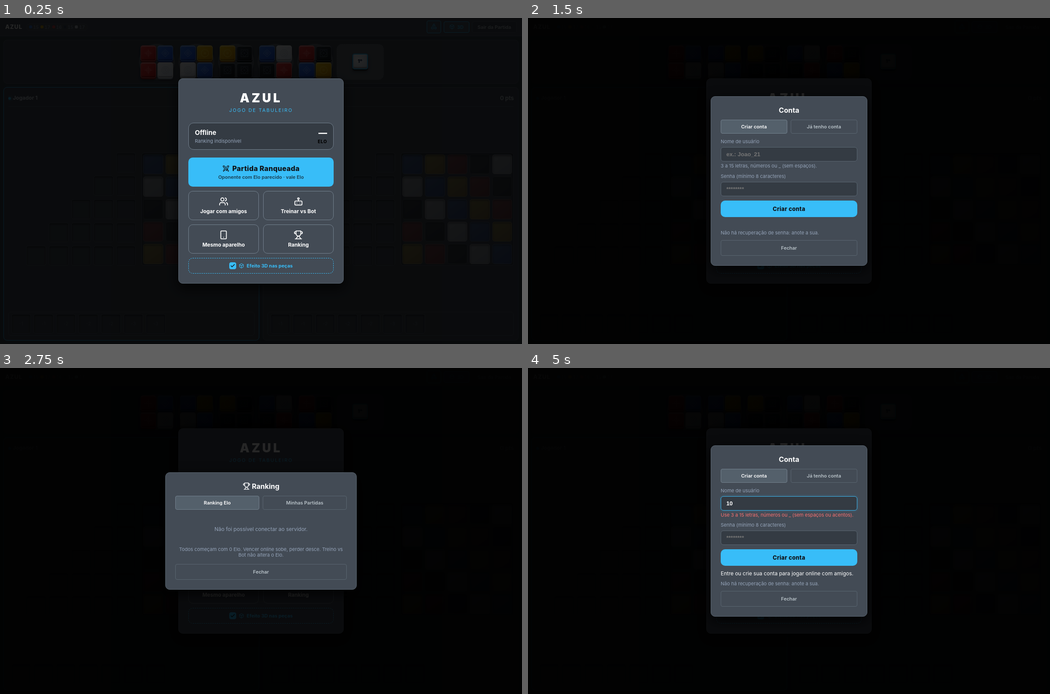
Above: before the commit, frames 1-4 (two rows, left to right).
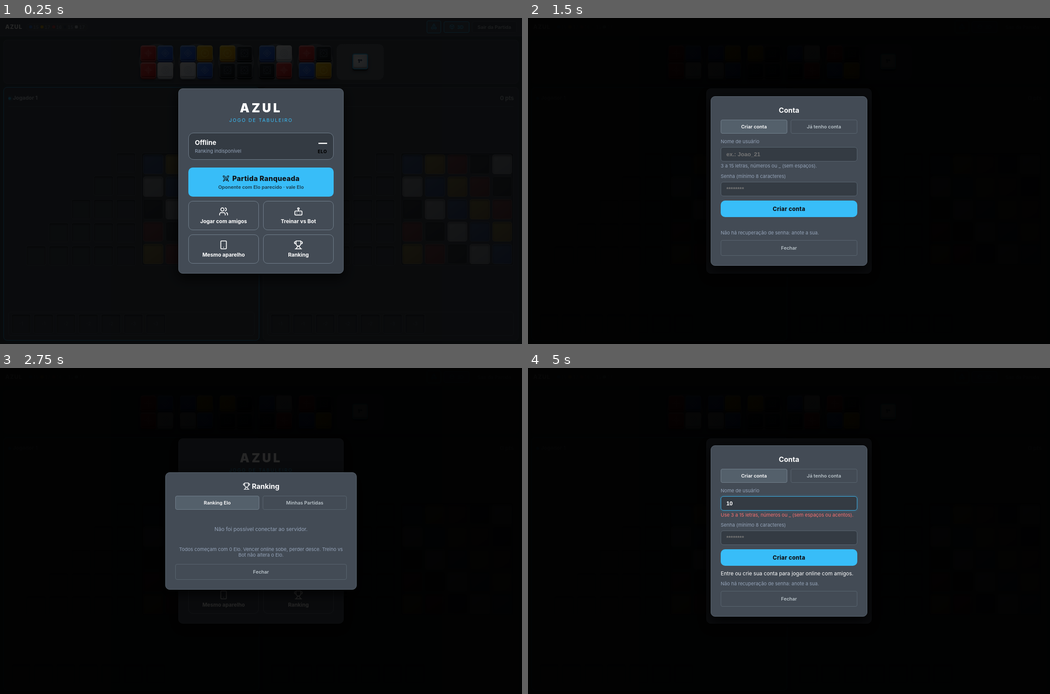
Above: after the commit, the same moments.

Repository: diogopereiraasp/tiles_game
Game: browser game, page index.html
Two runs of this game, one before a commit and one after it. Both use one fixed random seed, a clock stepped at 60 frames per second and the inputs below.
Inputs (mouse positions are in pixels of both pictures, inside the frame that each line leads up to):
- Up to frame 1 (0.25 s): no input
- Up to frame 2 (1.5 s): click "Jogar com amigos" at 0.27 s; click "Criar conta" at 1.27 s
- Up to frame 3 (2.75 s): click "Fechar" at 1.87 s; click "Ranking" at 2.47 s
- Up to frame 4 (5 s): click "Minhas Partidas" at 3.07 s; click "Ranking Elo" at 3.67 s; click "Fechar" at 4.27 s; click "Jogar com amigos" at 4.77 s; click (789, 504) at 4.87 s; type "10" at 4.87 s; tap Enter at 4.9 s

The runs differ from the first frame. In frame 1, 5.6% of the frame differs, in the area x 34-66%, y 18-82%; in frame 2, less than 0.1%; in frame 3, 0.2%; in frame 4, less than 0.1%.

Commit message:
ui: remove a linha do efeito 3D do menu inicial (controle só no cabeçalho)
Co-Authored-By: Claude Sonnet 5.5 <noreply@anthropic.com>

Diff:
--- a/css/style.css
+++ b/css/style.css
@@ -1495,8 +1495,6 @@
     /* ── Efeito 3D nas peças (body.fx3d; botão "3D" no cabeçalho e no menu) ── */
     .fx-btn { display: inline-flex; align-items: center; gap: 6px; }
     .fx-btn.active { color: var(--accent-active); border-color: var(--accent-active); }
-    .menu-fx { width: 100%; margin-top: 10px; padding: 9px; background: transparent; border: 1px dashed var(--border-focus); border-radius: 10px; color: var(--text-pri); font-family: inherit; font-size: 11px; font-weight: 700; cursor: pointer; display: flex; align-items: center; justify-content: center; gap: 6px; }
-    .menu-fx[aria-pressed="true"] { color: var(--accent-active); border-color: var(--accent-active); }
 
     body.fx3d .tile.blue   { --tile-edge: #1e3a8a; }
     body.fx3d .tile.yellow { --tile-edge: #854d0e; }
@@ -1554,9 +1552,6 @@
     /* ladrilhos de referência da parede (ainda vazios): só a corzinha de fundo, SEM desenho */
     .wall-cell:not(.filled)::after { display: none !important; }
 
-    .fx-box { display: inline-flex; align-items: center; justify-content: center; width: 16px; height: 16px; border: 1.5px solid var(--border-focus); border-radius: 4px; color: #0f1216; flex-shrink: 0; }
-    .fx-box .ic { width: 12px; height: 12px; stroke-width: 3; }
-    .menu-fx[aria-pressed="true"] .fx-box { background: var(--accent-active); border-color: var(--accent-active); }
 
     /* botão pequeno só com ícone (desenhos de azulejo) */
     .fx-btn.fx-icon { padding: 5px 8px; }
--- a/index.html
+++ b/index.html
@@ -123,9 +123,6 @@
           <span>Ranking</span>
         </button>
       </div>
-      <button id="fx3dMenuBtn" class="menu-fx" onclick="toggleFx3d()" aria-pressed="true">
-        <span id="fx3dBox" class="fx-box" aria-hidden="true"></span> <span data-icon="cube"></span> <span id="fx3dMenuLabel">Efeito 3D nas peças</span>
-      </button>
     </div>
   </div>
 
--- a/js/ui.js
+++ b/js/ui.js
@@ -462,12 +462,6 @@
       document.body.classList.toggle('fx3d', on);
       const b = document.getElementById('fx3dBtn');
       if (b) { b.classList.toggle('active', on); b.setAttribute('aria-pressed', String(on)); }
-      const m = document.getElementById('fx3dMenuBtn');
-      if (m) m.setAttribute('aria-pressed', String(on));
-      const box = document.getElementById('fx3dBox');
-      if (box) box.innerHTML = on ? icon('check') : '';
-      const l = document.getElementById('fx3dMenuLabel');
-      if (l) l.textContent = 'Efeito 3D nas peças';
     }
     function toggleFx3d() {
       const on = !document.body.classList.contains('fx3d');
Not shown, changed: CLAUDE.md
